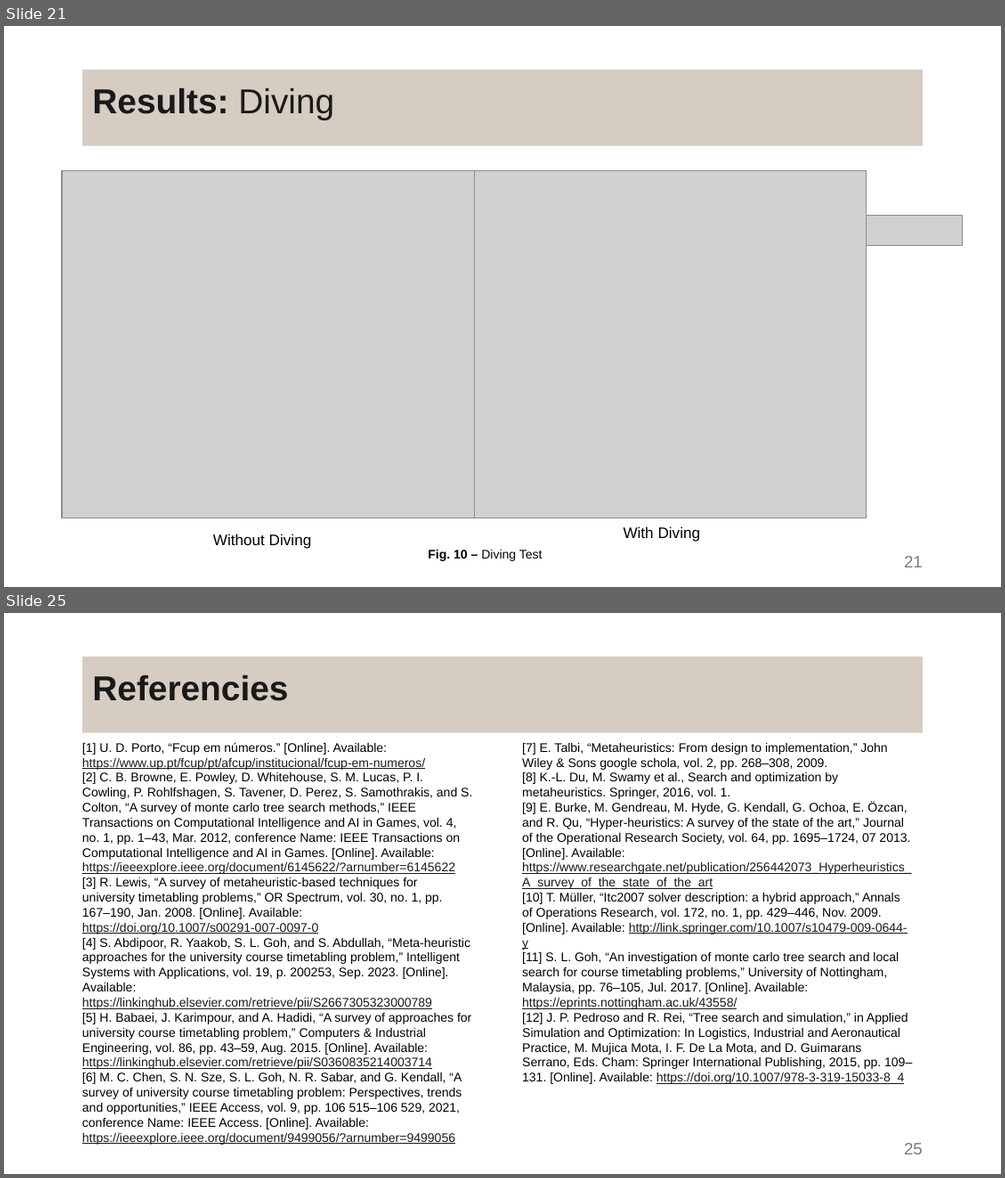
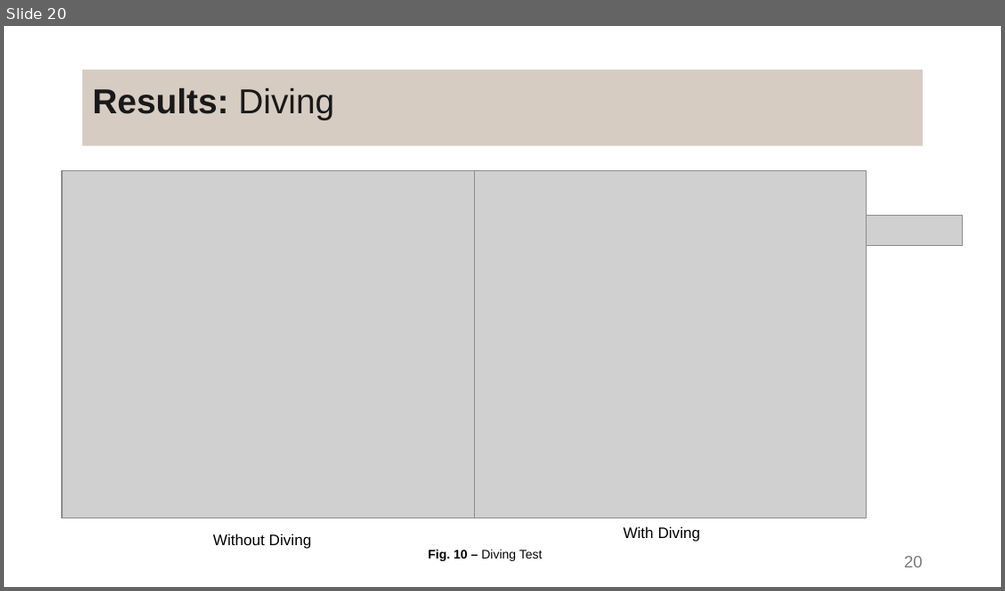
Before and after one commit to DanielaTomas/FCUP-SCHEDULE, a slide deck: Docs/Presentation.pptx. Shown one above the other, each under a label of ours: slides 21 and 25 before the commit, slide 20 after it; the slides between them are not shown. The pictures are 1005x1178 and 1005x591 pixels, drawn with LibreOffice and Linux fonts; fonts in the diff are those of the drawing; grey boxes stand for pictures. Boxes give left, top, right and bottom in pixels: in the first picture for what was removed or moved away, otherwise in the second. Text is boxed around its words. In the diff, an @@ line names an element or a change of style, - is before the commit and + after.

```diff
--- a/Docs/Presentation.pptx
+++ b/Docs/Presentation.pptx
@@ slide 25 removed at (x1=4, y1=613, x2=1001, y2=1174), background #FFFFFF @@
@@ title removed at (x1=82, y1=657, x2=923, y2=734) @@
-Referencies
@@ text removed at (x1=82, y1=742, x2=472, y2=1144) @@
-[1] U. D. Porto, “Fcup em números.” [Online]. Available: https://www.up.pt/fcup/pt/afcup/institucional/fcup-em-numeros/
-[2] C. B. Browne, E. Powley, D. Whitehouse, S. M. Lucas, P. I. Cowling, P. Rohlfshagen, S. Tavener, D. Perez, S. Samothrakis, and S. Colton, “A survey of monte carlo tree search methods,” IEEE Transactions on Computational Intelligence and AI in Games, vol. 4, no. 1, pp. 1–43, Mar. 2012, conference Name: IEEE Transactions on Computational Intelligence and AI in Games. [Online]. Available: https://ieeexplore.ieee.org/document/6145622/?arnumber=6145622
-[3] R. Lewis, “A survey of metaheuristic-based techniques for university timetabling problems,” OR Spectrum, vol. 30, no. 1, pp. 167–190, Jan. 2008. [Online]. Available: https://doi.org/10.1007/s00291-007-0097-0
-[4] S. Abdipoor, R. Yaakob, S. L. Goh, and S. Abdullah, “Meta-heuristic approaches for the university course timetabling problem,” Intelligent Systems with Applications, vol. 19, p. 200253, Sep. 2023. [Online]. Available: https://linkinghub.elsevier.com/retrieve/pii/S2667305323000789
-[5] H. Babaei, J. Karimpour, and A. Hadidi, “A survey of approaches for university course timetabling problem,” Computers & Industrial Engineering, vol. 86, pp. 43–59, Aug. 2015. [Online]. Available: https://linkinghub.elsevier.com/retrieve/pii/S0360835214003714
-[6] M. C. Chen, S. N. Sze, S. L. Goh, N. R. Sabar, and G. Kendall, “A survey of university course timetabling problem: Perspectives, trends and opportunities,” IEEE Access, vol. 9, pp. 106 515–106 529, 2021, conference Name: IEEE Access. [Online]. Available: https://ieeexplore.ieee.org/document/9499056/?arnumber=9499056
@@ text removed at (x1=522, y1=743, x2=912, y2=1084) @@
-[7] E. Talbi, “Metaheuristics: From design to implementation,” John Wiley & Sons google schola, vol. 2, pp. 268–308, 2009.
-[8] K.-L. Du, M. Swamy et al., Search and optimization by metaheuristics. Springer, 2016, vol. 1.
-[9] E. Burke, M. Gendreau, M. Hyde, G. Kendall, G. Ochoa, E. Özcan, and R. Qu, “Hyper-heuristics: A survey of the state of the art,” Journal
-of the Operational Research Society, vol. 64, pp. 1695–1724, 07 2013. [Online]. Available: https://www.researchgate.net/publication/256442073_Hyperheuristics_A_survey_of_the_state_of_the_art
-[10] T. Müller, “Itc2007 solver description: a hybrid approach,” Annals of Operations Research, vol. 172, no. 1, pp. 429–446, Nov. 2009. [Online]. Available: http://link.springer.com/10.1007/s10479-009-0644-y
-[11] S. L. Goh, “An investigation of monte carlo tree search and local search for course timetabling problems,” University of Nottingham, Malaysia, pp. 76–105, Jul. 2017. [Online]. Available: https://eprints.nottingham.ac.uk/43558/
-[12] J. P. Pedroso and R. Rei, “Tree search and simulation,” in Applied Simulation and Optimization: In Logistics, Industrial and Aeronautical Practice, M. Mujica Mota, I. F. De La Mota, and D. Guimarans Serrano, Eds. Cham: Springer International Publishing, 2015, pp. 109–131. [Online]. Available: https://doi.org/10.1007/978-3-319-15033-8_4
@@ page number removed at (x1=904, y1=1143, x2=922, y2=1154) @@
-25
@@ what was slide 21 is now slide 20 @@
@@ page number at (x1=904, y1=556, x2=922, y2=567): text changed @@
-21
+20
```
Also in this commit, not shown: 10 slides changed, 2 slides added, 2 other slides removed.
